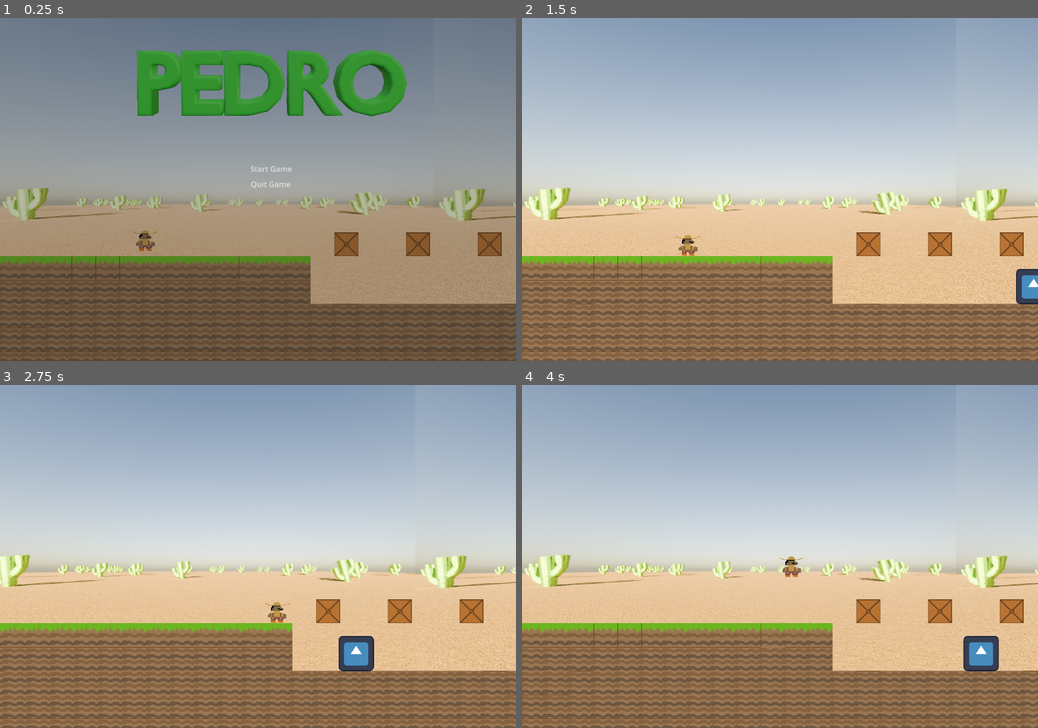
Above: before the commit, frames 1-4 (two rows, left to right).
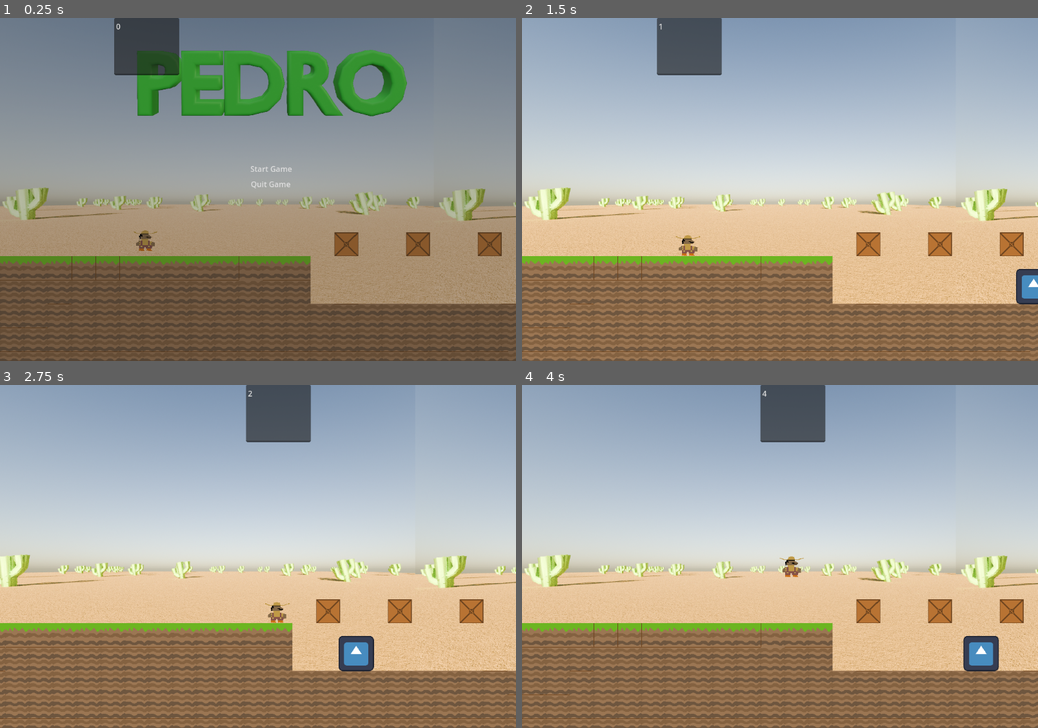
Above: after the commit, the same moments.

Repository: Burns3y/Pedro
Game: Godot game, scene res://scenes/levels/level 1.tscn
The game is run twice, just before and just after one commit, with the same random seed, the same clock (stepped at 60 frames per second) and the same inputs. The engine's default icon, where the game draws it, is replaced by a stand-in: a white triangle on a blue panel in a dark square.
Inputs:
- Up to frame 1 (0.25 s): no input
- Up to frame 2 (1.5 s): click "Start Game" at 0.5 s; hold Right (right) from 1.28 s (still down)
- Up to frame 3 (2.75 s): keep holding Right (right); tap W (jump) at 1.52, 2.27 s
- Up to frame 4 (4 s): release Right (right) at 2.78 s; hold Left (left) 2.78-3.53 s; hold Right (right) from 3.53 s (still down); tap W (jump) at 3.77 s

The runs differ from the first frame. In frame 1, 2.1% of the frame differs, in the area x 22-35%, y 0-17%; in frame 2, 2.1%; in frame 3, 2.1%; in frame 4, 2.1%, in the area x 46-59%, y 0-17%.

Commit message:
timer/stats ready to setup

Diff:
--- a/scenes/levels/level 1.tscn
+++ b/scenes/levels/level 1.tscn
@@ -1,10 +1,11 @@
-[gd_scene load_steps=9 format=3 uid="uid://b2ka0p8hqghii"]
+[gd_scene load_steps=10 format=3 uid="uid://b2ka0p8hqghii"]
 
 [ext_resource type="Script" path="res://scenes/levels/level 1.gd" id="1_cfhtt"]
 [ext_resource type="Texture2D" uid="uid://4853smc3bg2i" path="res://assets/backgrounds/pedro_bg3.png" id="1_u5ag3"]
 [ext_resource type="PackedScene" uid="uid://chksvnkh4bye7" path="res://scenes/levels/Start Screen/start_screen.tscn" id="2_ibqr6"]
 [ext_resource type="Texture2D" uid="uid://bw5dexwiyucm6" path="res://assets/tiles/pedro_tiles.png" id="3_6idkb"]
 [ext_resource type="PackedScene" uid="uid://61bcos6b4c8a" path="res://scenes/player/pedro.tscn" id="4_josbn"]
+[ext_resource type="PackedScene" uid="uid://8ksf4l7lj7o6" path="res://stats.tscn" id="6_kxkac"]
 
 [sub_resource type="RectangleShape2D" id="RectangleShape2D_lf8v0"]
 size = Vector2(40, 507)
@@ -108,5 +109,8 @@
 [node name="Start_Screen" parent="." instance=ExtResource("2_ibqr6")]
 position = Vector2(27, -11)
 
+[node name="CharacterBody2D" parent="." instance=ExtResource("6_kxkac")]
+position = Vector2(302, 59)
+
 [connection signal="started" from="Start_Screen" to="." method="_on_start_screen_started"]
 [connection signal="started" from="Start_Screen" to="Pedro" method="_on_start_screen_started"]
--- a/scenes/player/pedro.tscn
+++ b/scenes/player/pedro.tscn
@@ -14,13 +14,13 @@
 [node name="CollisionShapeBody3" type="CollisionShape2D" parent="."]
 shape = SubResource("CapsuleShape2D_crioc")
 
+[node name="PedroImage" type="Sprite2D" parent="."]
+position = Vector2(11.75, 6.25)
+scale = Vector2(1.335, 1.325)
+texture = ExtResource("3_r3yk8")
+
 [node name="Camera2D" type="Camera2D" parent="."]
 limit_left = 0
 limit_top = 0
 limit_bottom = 720
 position_smoothing_enabled = true
-
-[node name="PedroImage" type="Sprite2D" parent="."]
-position = Vector2(11.75, 6.25)
-scale = Vector2(1.335, 1.325)
-texture = ExtResource("3_r3yk8")
--- /dev/null
+++ b/stats.gd
@@ -0,0 +1,22 @@
+extends CharacterBody2D
+
+var SPEED = 13000
+# Called when the node enters the scene tree for the first time.
+func _ready():
+	# Get the TextEdit node (assuming it's a child of the current node)
+	var text_edit = $TextEdit
+	var NUM = 0
+	# Set the text
+	while true:
+		text_edit.text = str(NUM)
+		await get_tree().create_timer(1).timeout
+		NUM += 1
+# Called every frame. 'delta' is the elapsed time since the previous frame.
+func _process(delta):
+	var direction = Input.get_axis("left", "right")
+	if direction:
+		velocity.x = direction * SPEED * delta
+	else:
+		velocity.x = move_toward(velocity.x, 0, SPEED)
+
+	(move_and_slide())
--- /dev/null
+++ b/stats.tscn
@@ -0,0 +1,12 @@
+[gd_scene load_steps=2 format=3 uid="uid://8ksf4l7lj7o6"]
+
+[ext_resource type="Script" path="res://stats.gd" id="1_aobs7"]
+
+[node name="CharacterBody2D" type="CharacterBody2D"]
+script = ExtResource("1_aobs7")
+
+[node name="TextEdit" type="TextEdit" parent="."]
+offset_left = -63.0
+offset_top = -59.0
+offset_right = 73.0
+offset_bottom = 61.0
